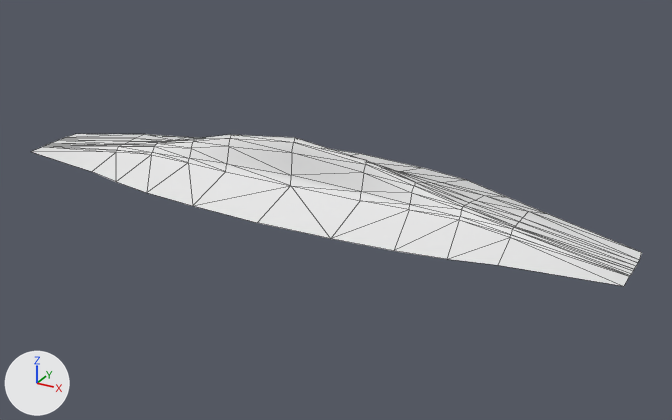
The FBX model Assets/Visuals/Waves/playerWave.FBX, before and after one commit.
The view is the same before and after, from a 50 mm camera at (1.206, -2.067, 0.933) aimed at (0.079, -0.017, -0.092). Lighting does not change. The marker at lower left points along +X, +Y and +Z. Mesh edges are drawn as thin lines. Where no turn or scale is listed for an object, it has been applied to the vertices.

The scene before the commit, as lines of its bpy script (objects in view):
```python
me_mesh = bpy.data.meshes.new('Mesh')
me_mesh.from_pydata(...)  # 110 vertices, 180 faces; spans x -0.89..0.89, y -0.28..0.29, z -0.07..0.1
ob_wave = bpy.data.objects.new('Wave', me_mesh)
ob_wave.location = (-0.003, 0.0, 0.028)
```
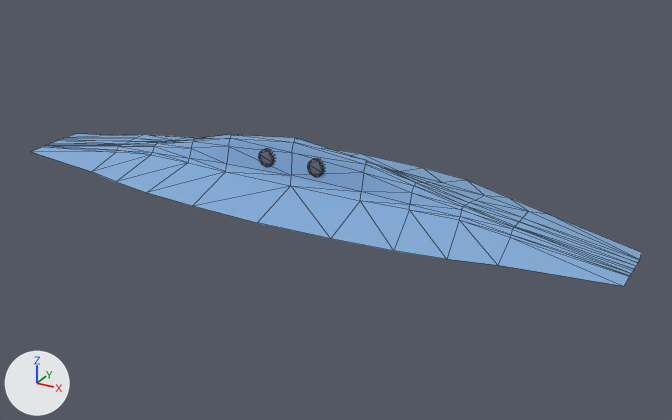
Edits to the scene script, one JSON object a line:
```json
{"op": "add", "block": "mat_eyes", "code": ["mat_eyes = principled_material('Eyes')", "mat_eyes.base_color = (0.141, 0.149, 0.2)  # grey #696c7c", "mat_eyes.roughness = 0.859"]}
{"op": "add", "block": "mat_m_playerwave", "code": ["mat_m_playerwave = principled_material('M_playerWave')", "mat_m_playerwave.base_color = (0.224, 0.404, 0.675)  # blue #82aad6", "mat_m_playerwave.roughness = 0.859"]}
{"block": "me_mesh", "where": "# used by ob_wave; location = (-0.003, 0.0, 0.028)"}
{"op": "remove", "block": "me_mesh", "code": "me_mesh.from_pydata(...)  # 110 vertices, 180 faces; spans x -0.89..0.89, y -0.28..0.29, z -0.07..0.1"}
{"op": "add", "block": "me_mesh", "code": "me_mesh.from_pydata(...)  # 174 vertices, 300 faces; spans x -0.89..0.89, y -0.28..0.29, z -0.07..0.1"}
{"block": "me_mesh", "change": "me_mesh part 1: a new loose piece, a 16-sided cylinder along y spanning x 0.05..0.096, y -0.115..-0.101, z 0.009..0.056, in mat_eyes (grey #696c7c)"}
{"block": "me_mesh", "change": "me_mesh part 2: a new loose piece, a 16-sided cylinder along y spanning x -0.102..-0.055, y -0.115..-0.101, z 0.009..0.056, in mat_eyes (grey #696c7c)"}
{"block": "me_mesh", "change": "me_mesh part 3"}
{"block": "me_mesh", "change": "50 faces are deleted"}
{"block": "me_mesh", "change": "50 new faces join them, mat_m_playerwave (blue #82aad6)"}
{"block": "me_mesh", "change": "me_mesh part 4: 130 faces spanning x -0.89..0.89, y -0.28..0.29, z -0.07..0.1 switch from no material to mat_m_playerwave (blue #82aad6)"}
{"op": "add", "block": "me_mesh", "code": "me_mesh.materials.append(mat_eyes)  # grey #696c7c"}
```

What differs and where, as boxes (x1, y1, x2, y2) in the pictures (672 x 420 px; the box of a moved part takes in the faces that stretch with it):
```json
{"part": 1, "of": "me_mesh", "change": "added", "after": [307, 159, 324, 177]}
{"part": 2, "of": "me_mesh", "change": "added", "after": [258, 149, 274, 167]}
{"part": 3, "of": "me_mesh", "change": "moved or reshaped", "before": [48, 134, 642, 275], "after": [48, 134, 642, 275]}
{"part": 4, "of": "me_mesh", "change": "recoloured", "before": [31, 134, 639, 286], "after": [31, 134, 639, 286], "on screen": "white to blue"}
```
